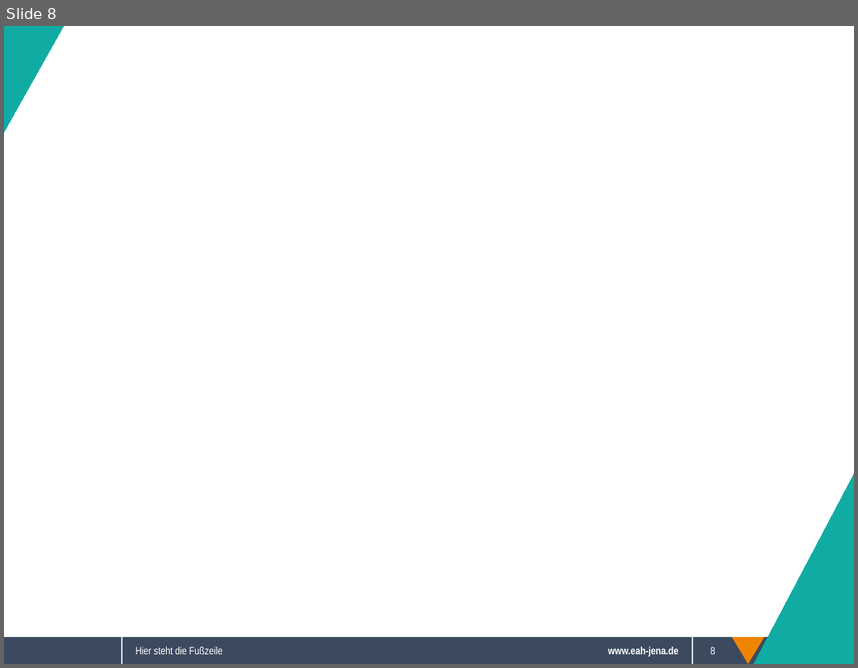
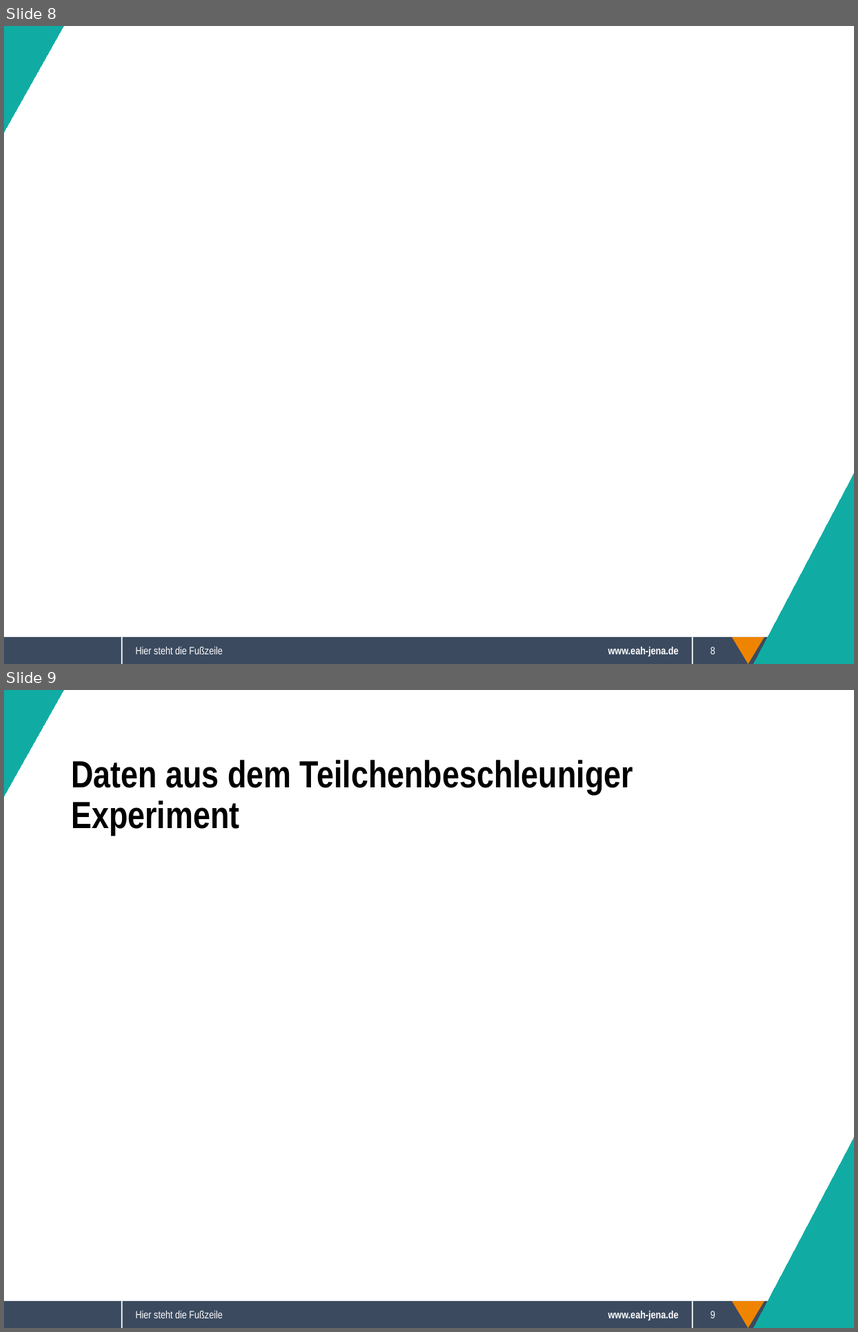
Before and after one commit to Sappy5053/Komplexpraktikum, a slide deck: Präsentation.odp. Shown one above the other, each under a label of ours: slide 8 before the commit, slides 8 and 9 after it. The pictures are 858x668 and 858x1332 pixels, drawn with LibreOffice and Linux fonts; fonts in the diff are those of the drawing; background and template pictures are left out. Boxes give left, top, right and bottom in pixels: in the first picture for what was removed or moved away, otherwise in the second. Text is boxed around its words. In the diff, an @@ line names an element or a change of style, - is before the commit and + after.

```diff
--- a/Präsentation.odp
+++ b/Präsentation.odp
@@ slide 9 added at [4, 690, 854, 1328], background #FFFFFF; not listed: 5 template elements that a slide beside it also shows @@
@@ right triangle added at [4, 690, 63, 796], fill #10ACA4, outline #10ACA4 0 pt @@
@@ text added at [71, 760, 633, 835], 32 pt, text #000000, bold @@
+Daten aus dem Teilchenbeschleuniger Experiment
@@ right triangle added at [754, 1138, 854, 1328], fill #10ACA4, outline #10ACA4 0 pt @@
@@ text added at [136, 1310, 222, 1318], 9 pt, text #FFFFFF @@
+Hier steht die Fußzeile
@@ page number added at [711, 1310, 715, 1318], 9 pt, text #FFFFFF @@
+9
```
Also in this commit, not shown: 5 slides changed, 3 other slides added, 45 other files.
